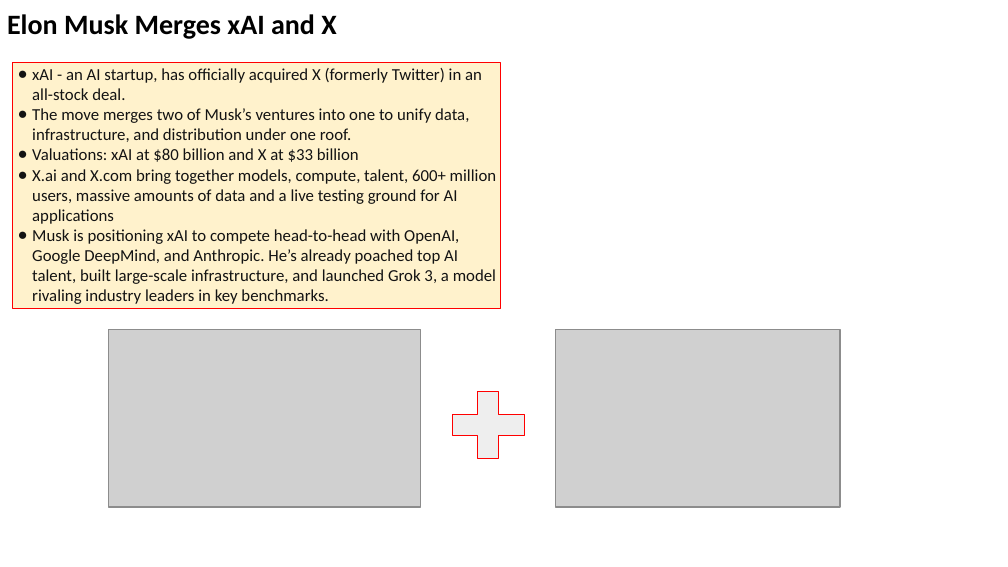
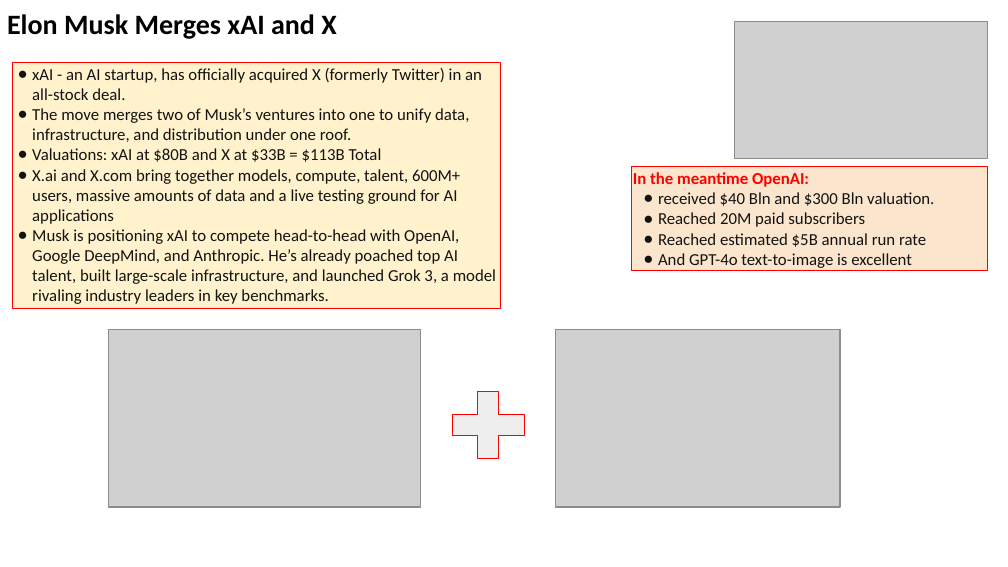
Before and after one commit to lselector/seminar, a slide deck: slide 2 of 2025/2025-04-04-AI-Updates.pptx. Drawn at 1008x567 pixels with LibreOffice and Linux fonts; fonts in the diff are those of the drawing; grey boxes stand for pictures. Boxes give left, top, right and bottom in pixels: in the first picture for what was removed or moved away, otherwise in the second. Text is boxed around its words. In the diff, an @@ line names an element or a change of style, - is before the commit and + after.

```diff
--- a/2025/2025-04-04-AI-Updates.pptx
+++ b/2025/2025-04-04-AI-Updates.pptx
@@ picture added at bbox=[735, 21, 988, 158] @@
@@ text in rectangle at bbox=[32, 148, 460, 224]: text changed @@
-● Valuations: xAI at $80 billion and X at $33 billion
-● X.ai and X.com bring together models, compute, talent, 600+ million users, massive amounts of data and a live testing ground for AI applications
+● Valuations: xAI at $80B and X at $33B = $113B Total
+● X.ai and X.com bring together models, compute, talent, 600M+ users, massive amounts of data and a live testing ground for AI applications
@@ rectangle added at bbox=[632, 167, 988, 271], fill #FCE5CD, outline #FF0000 0.75 pt, 12 pt, text #131313 @@
+In the meantime OpenAI:
+● received $40 Bln and $300 Bln valuation.
+● Reached 20M paid subscribers
+● Reached estimated $5B annual run rate
+● And GPT-4o text-to-image is excellent
```
Also in this commit, not shown: 6 other slides changed, 3 slides added.
